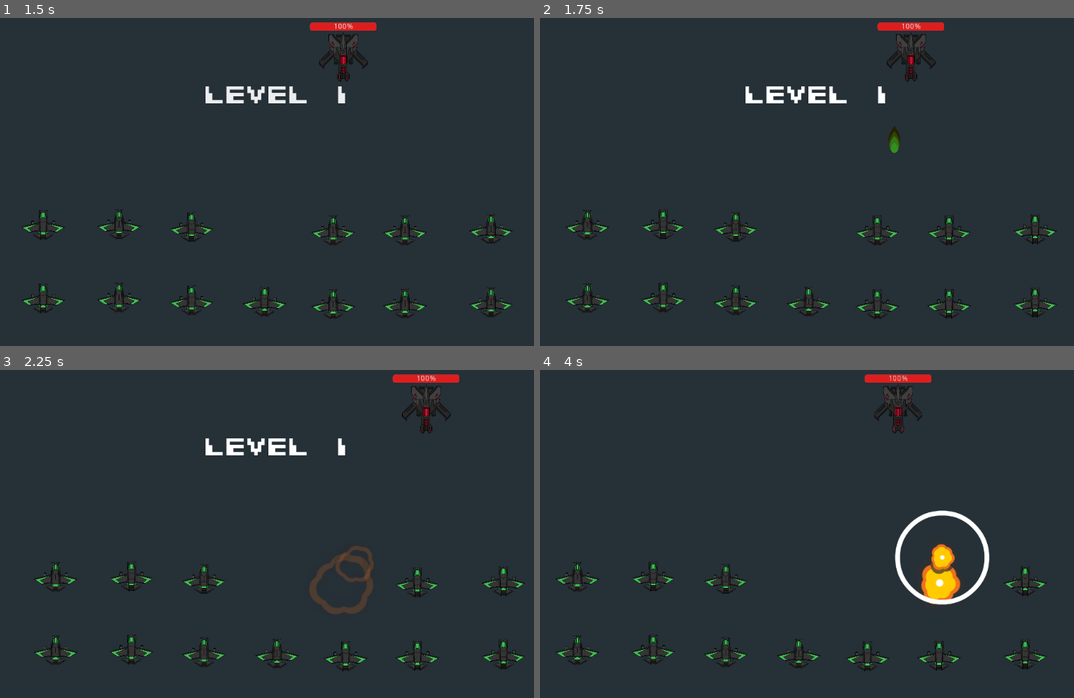
Above: before the commit, frames 1-4 (two rows, left to right).
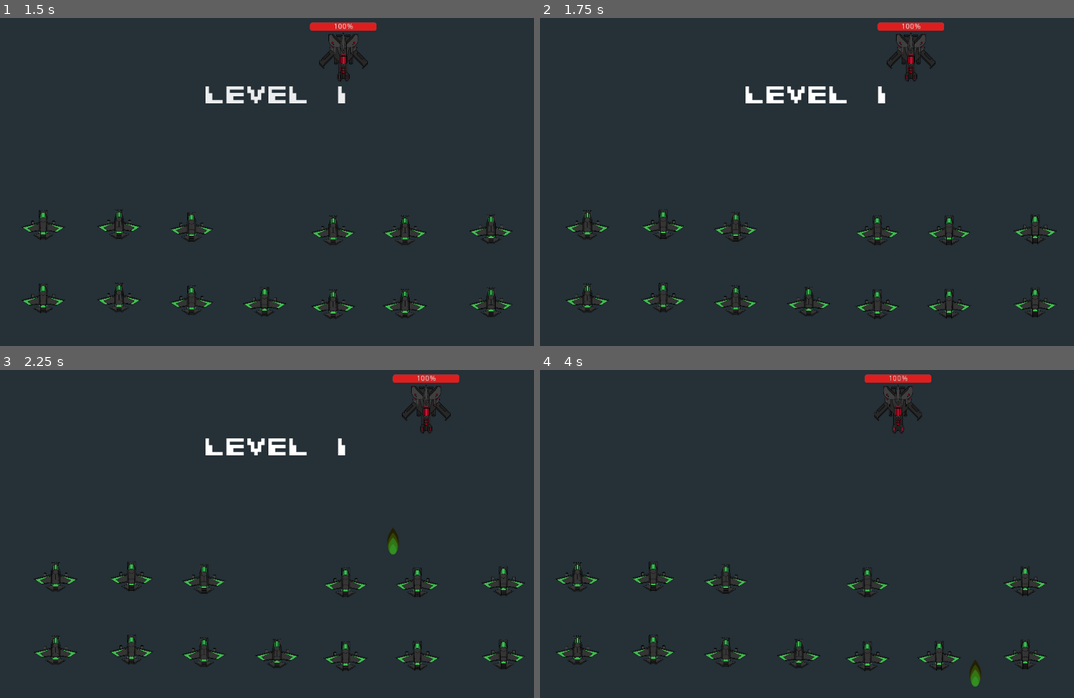
Above: after the commit, the same moments.

Repository: JuroUhlar/invasion_spacers
Game: Godot game, scene res://scenes/TitleScreen.tscn
Two runs of this game, one before a commit and one after it. Both use one fixed random seed, a clock stepped at 60 frames per second and the inputs below.
Inputs:
- Up to frame 1 (1.5 s): click "Start" at 0.5 s
- Up to frame 2 (1.75 s): no input
- Up to frame 3 (2.25 s): no input
- Up to frame 4 (4 s): no input

Frame 1 is identical in both runs. In frame 2, 0.1% of the frame differs, in the area x 65-68%, y 32-42%; in frame 3, 1.0%; in frame 4, 2.0%, in the area x 57-85%, y 42-97%.

Commit message:
Difficulty curve

Diff:
--- a/scenes/Enemy.tscn
+++ b/scenes/Enemy.tscn
@@ -24,7 +24,7 @@
 corner_radius_bottom_left = 4
 
 [node name="Enemy" type="Area2D"]
-position = Vector2( 177.562, 74.9345 )
+position = Vector2( 177.562, 108.489 )
 script = ExtResource( 1 )
 __meta__ = {
 "_edit_group_": true
@@ -48,6 +48,9 @@
 [node name="gun_timer" type="Timer" parent="."]
 one_shot = true
 
+[node name="movement_timer" type="Timer" parent="."]
+one_shot = true
+
 [node name="health_bar" type="ProgressBar" parent="."]
 show_behind_parent = true
 margin_left = -59.8552
--- a/scenes/World.tscn
+++ b/scenes/World.tscn
@@ -10,8 +10,9 @@
 [ext_resource path="res://scenes/labels/RestartButton.tscn" type="PackedScene" id=8]
 [ext_resource path="res://scenes/labels/NextLevelButton.tscn" type="PackedScene" id=9]
 [ext_resource path="res://scenes/labels/MainMenuButton.tscn" type="PackedScene" id=10]
-[ext_resource path="res://assets/Sounds/NFF-success.wav" type="AudioStream" id=11]
-[ext_resource path="res://assets/Sounds/NFF-wrong.wav" type="AudioStream" id=12]
+[ext_resource path="res://scripts/Defeatlabel.gd" type="Script" id=11]
+[ext_resource path="res://assets/Sounds/NFF-success.wav" type="AudioStream" id=12]
+[ext_resource path="res://assets/Sounds/NFF-wrong.wav" type="AudioStream" id=13]
 
 [node name="World" type="Node2D"]
 
@@ -134,19 +135,21 @@
 
 [node name="Defeat label" type="Label" parent="Interface"]
 visible = false
-margin_left = 332.396
-margin_top = 129.173
-margin_right = 674.396
-margin_bottom = 174.173
+margin_left = 140.773
+margin_top = 97.3544
+margin_right = 805.773
+margin_bottom = 142.354
 custom_fonts/font = ExtResource( 7 )
 text = "Defeat :("
+align = 1
+script = ExtResource( 11 )
 
 [node name="VictorySound" type="AudioStreamPlayer2D" parent="Interface"]
-stream = ExtResource( 11 )
+stream = ExtResource( 12 )
 pitch_scale = 0.5
 
 [node name="DefeatSound" type="AudioStreamPlayer2D" parent="Interface"]
-stream = ExtResource( 12 )
+stream = ExtResource( 13 )
 pitch_scale = 0.5
 [connection signal="all_invaders_dead" from="InvaderContainer" to="Interface" method="_on_InvaderContainer_all_invaders_dead"]
 [connection signal="enemy_dead" from="Enemy" to="Interface" method="_on_Enemy_enemy_dead"]
--- a/scenes/enemy_bullet.tscn
+++ b/scenes/enemy_bullet.tscn
@@ -27,6 +27,7 @@
 texture = ExtResource( 3 )
 
 [node name="lifetime" type="Timer" parent="."]
+wait_time = 3.0
 autostart = true
 
 [node name="AudioStreamPlayer2D" type="AudioStreamPlayer2D" parent="."]
--- a/scenes/player_bullet.tscn
+++ b/scenes/player_bullet.tscn
@@ -24,12 +24,12 @@
 shape = SubResource( 1 )
 
 [node name="lifetime" type="Timer" parent="."]
+wait_time = 2.5
 autostart = true
 
 [node name="AudioStreamPlayer2D" type="AudioStreamPlayer2D" parent="."]
 stream = ExtResource( 4 )
 pitch_scale = 3.0
-autoplay = true
 [connection signal="area_entered" from="." to="." method="_on_player_bullet_area_entered"]
 [connection signal="body_entered" from="." to="." method="_on_player_bullet_body_entered"]
 [connection signal="timeout" from="lifetime" to="." method="_on_lifetime_timeout"]
--- /dev/null
+++ b/scripts/Defeatlabel.gd
@@ -0,0 +1,5 @@
+extends Label
+
+
+func _ready():
+	self.text = "You died \n in level %d" % Global.level
--- a/scripts/Enemy.gd
+++ b/scripts/Enemy.gd
@@ -14,38 +14,73 @@
 
 onready var bullet_container = get_node("bullet_container")
 onready var gun_timer = get_node("gun_timer")
+onready var movement_timer = get_node("movement_timer")
 onready var health_bar = get_node("health_bar")
 onready var death_timer = get_node("death_timer")
 onready var sprite = get_node("Sprite")
-onready var collision_shape = get_node("CollisionShape2D");
+onready var collision_shape = get_node("CollisionShape2D")
+
+
+var movement_switch_chance
+var invadersLeft
+var targeting_limit
 
 func _ready():
 	velocityV2.x = speed
 	add_to_group("enemies")
 	health_bar.value = health
 	screen_size = get_viewport_rect().size
+	set_difficulty(Global.level)
+
+func set_difficulty(level):
+	print("Level: ", level)
+
+	gun_timer.wait_time = 1.5
+	gun_timer.wait_time = clamp(gun_timer.wait_time - (0.15 * level) , 0.3, 2)
+	print("Gun timer: ", gun_timer.wait_time)
+
+	movement_switch_chance = 0
+	movement_switch_chance = clamp(movement_switch_chance + (0.1 * level), 0, 0.5)
+	print("Movement switch chance: ", movement_switch_chance)
+
+	targeting_limit = 1
+	targeting_limit = clamp(targeting_limit + (0.3 * level), 0, 3)
+	print("Targeting limit: ", targeting_limit)
 
 
 func shoot():
 	gun_timer.start()
 	var b = bullet.instance()
 	bullet_container.add_child(b)
-	b.start_at(get_node("muzzle").global_position)
+
+	var targetPosition = null
+	if (invadersLeft <= targeting_limit):
+		targetPosition = get_parent().get_node("InvaderContainer").get_children()[rand_range(0, invadersLeft-1)].position
+	b.start_at(get_node("muzzle").global_position, targetPosition)
+
+func _physics_process(delta):
+	if death_timer.is_stopped():
+		position = position + velocityV2 * delta
+		invadersLeft = get_parent().get_node("InvaderContainer").get_child_count()
+		if invadersLeft > 0:
+			if gun_timer.time_left == 0:
+				shoot()
+			if movement_timer.time_left == 0:
+				chance_switch(movement_switch_chance)
+
+	if position.x > screen_size.x - movement_margin:
+		switch_direction()
+	if position.x < movement_margin:
+		switch_direction()
+
+func switch_direction():
+	velocityV2.x *= -1
 
 
-func _physics_process(delta):
-
-
-	if death_timer.is_stopped():
-		position = position + velocityV2 * delta
-		var invadersLeft = get_parent().get_node("InvaderContainer").get_child_count()
-		if invadersLeft > 0 && gun_timer.time_left == 0:
-			shoot()
-
-	if position.x > screen_size.x - movement_margin:
-		velocityV2.x = -speed
-	if position.x < movement_margin:
-		velocityV2.x = speed
+func chance_switch(chance):
+	movement_timer.start()
+	var x = rand_range(0,1)
+	if x <= chance: switch_direction()
 
 func _on_Enemy_area_entered(area):
 	if area.get_groups().has("player_bullets"):
@@ -63,7 +98,8 @@
 		collision_shape.scale = Vector2(0,0)
 		expl.play()
 		death_timer.start()
-		emit_signal("enemy_dead")
+		if invadersLeft > 0:
+			emit_signal("enemy_dead")
 
 func _on_death_timer_timeout():
 	queue_free()
--- a/scripts/enemy_bullet.gd
+++ b/scripts/enemy_bullet.gd
@@ -13,11 +13,15 @@
 func _physics_process(delta):
 	position = position + velocityV2 * delta
 
-func start_at(pos):
+func start_at(pos, targetPos = null):
 	position = pos
-	velocityV2.y = speed
 
-
+	if (targetPos):
+		velocityV2 = (targetPos - position).normalized() * speed
+		self.look_at(targetPos)
+		rotation -= deg2rad(90)
+	else:
+		velocityV2.y = speed
 
 
 func _on_lifetime_timeout():
--- a/scripts/invader.gd
+++ b/scripts/invader.gd
@@ -31,7 +31,7 @@
 		gun_timer.start()
 		var b = bullet.instance()
 		bullet_container.add_child(b)
-		b.start_at(get_node("muzzle").global_position)
+		b.start_at(get_node("muzzle").global_position, int(self.name[7]))
 
 func start_tween():
 	tweenNode.interpolate_property(self, "position", tweenValues[0], tweenValues[1], 2.0, Tween.TRANS_LINEAR, Tween.EASE_OUT, 0)
--- a/scripts/player_bullet.gd
+++ b/scripts/player_bullet.gd
@@ -1,8 +1,10 @@
 extends Area2D
 
 var velocityV2 = Vector2()
-export var speed = 400
+export var speed = 450
 export (PackedScene) var explosion
+
+onready var sound_player = get_node("AudioStreamPlayer2D")
 
 func _ready():
 	velocityV2.y = -speed
@@ -12,9 +14,11 @@
 func _physics_process(delta):
 	position = position + velocityV2 * delta
 
-func start_at(pos):
+func start_at(pos, invaderN):
 	position = pos
 	velocityV2.y = -speed
+	sound_player.pitch_scale = 0.3 * invaderN
+	sound_player.play()
 
 func _on_lifetime_timeout():
 	queue_free()
Not shown: 1 places in scenes/World.tscn that only renumber resources
